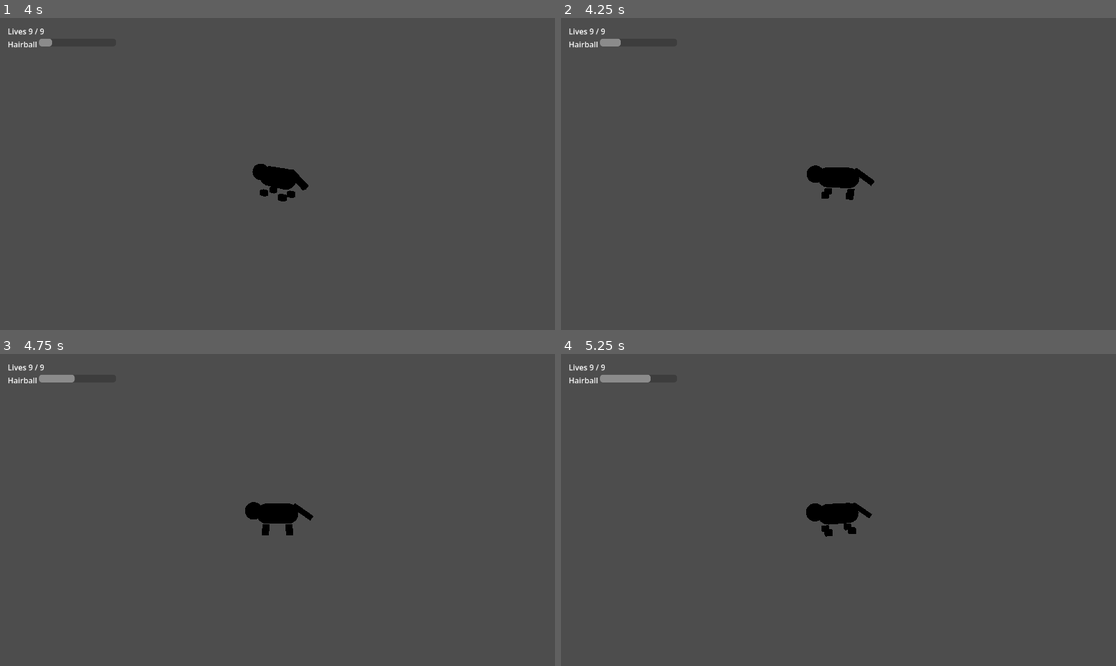
Above: before the commit, frames 1-4 (two rows, left to right).
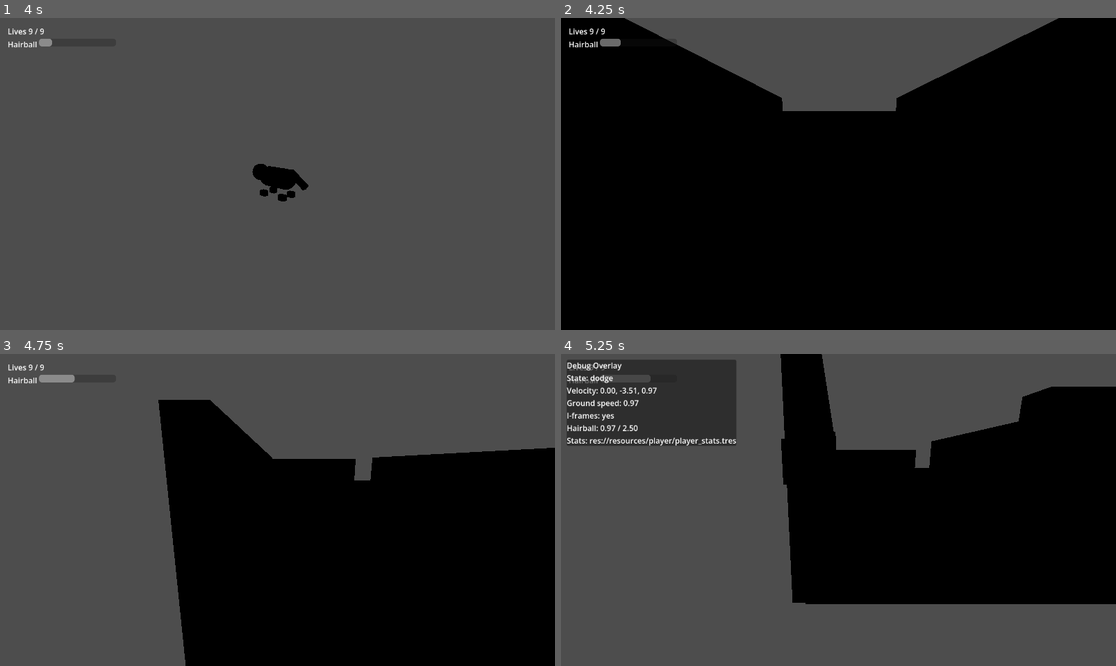
Above: after the commit, the same moments.

Repository: mlghr/nine-lives
Game: Godot game, scene res://scenes/levels/hallway_hub.tscn
Two runs of this game, one before a commit and one after it. Both use one fixed random seed, a clock stepped at 60 frames per second and the inputs below.
Inputs (mouse positions are in pixels of both pictures, inside the frame that each line leads up to):
- Up to frame 1 (4 s): tap Enter at 0.5 s; move the mouse to (399, 158) at 0.52 s; hold D (move_right) 0.53-1.28 s; tap Shift (dodge) at 0.6, 3.05 s; tap Space (jump) at 0.77, 1.07, 1.52, 1.82, 2.3, 2.85, 3.02, 3.32, 3.77 s; tap Q (hiss) at 0.8, 1.35, 3.8 s; move the mouse to (166, 189) at 1.27 s; hold S (move_back) 1.28-2.03 s; right-click (166, 189) at 1.55 s; move the mouse to (333, 105) at 2.02 s; hold D (move_right) 2.03-2.78 s; right-click (333, 105) at 2.1 s; move the mouse to (249, 236) at 2.77 s; hold W (move_forward) 2.78-3.53 s; move the mouse to (444, 220) at 3.52 s; hold A (move_left) from 3.53 s (still down); tap E (ability_hairball) at 3.6 s
- Up to frame 2 (4.25 s): keep holding A (move_left); tap Space (jump) at 4.07 s; tap F4 (debug_respawn, bound only after the commit) at 4.15 s
- Up to frame 3 (4.75 s): keep holding A (move_left); move the mouse to (111, 463) at 4.27 s; click (111, 463) at 4.35 s; tap Space (jump) at 4.52 s; right-click (111, 463) at 4.55 s
- Up to frame 4 (5.25 s): tap Space (jump) at 4.82 s; tap F3 (debug_toggle, bound only after the commit) at 4.9 s; move the mouse to (866, 510) at 5.02 s; release A (move_left) at 5.03 s; hold S (move_back) from 5.03 s (still down); tap Shift (dodge) at 5.1 s

Frame 1 is identical in both runs. In frame 2, 86% of the frame differs, in the area x 0-100%, y 0-100%; in frame 3, 48%; in frame 4, 43%.

Commit message:
Add debug overlay and tuning harness

Diff:
--- a/project.godot
+++ b/project.godot
@@ -79,6 +79,16 @@
 , Object(InputEventJoypadButton,"resource_local_to_scene":false,"resource_name":"","device":0,"button_index":10,"pressure":0.0,"pressed":false,"script":null)
 ]
 }
+debug_toggle={
+"deadzone": 0.5,
+"events": [Object(InputEventKey,"resource_local_to_scene":false,"resource_name":"","device":0,"window_id":0,"alt_pressed":false,"shift_pressed":false,"ctrl_pressed":false,"meta_pressed":false,"pressed":false,"keycode":0,"physical_keycode":4194334,"key_label":0,"unicode":0,"location":0,"echo":false,"script":null)
+]
+}
+debug_respawn={
+"deadzone": 0.5,
+"events": [Object(InputEventKey,"resource_local_to_scene":false,"resource_name":"","device":0,"window_id":0,"alt_pressed":false,"shift_pressed":false,"ctrl_pressed":false,"meta_pressed":false,"pressed":false,"keycode":0,"physical_keycode":4194335,"key_label":0,"unicode":0,"location":0,"echo":false,"script":null)
+]
+}
 camera_look={
 "deadzone": 0.5,
 "events": [Object(InputEventMouseMotion,"resource_local_to_scene":false,"resource_name":"","device":0,"window_id":0,"al …(339 unchanged characters)…
--- /dev/null
+++ b/resources/player/player_stats_floaty.tres
@@ -0,0 +1,42 @@
+[gd_resource type="Resource" script_class="PlayerStats" load_steps=2 format=3]
+
+[ext_resource type="Script" path="res://scripts/player/player_stats.gd" id="1_stats"]
+
+[resource]
+script = ExtResource("1_stats")
+walk_speed = 2.0
+run_speed = 4.1
+walk_input_threshold = 0.35
+run_input_threshold = 0.95
+acceleration = 14.0
+deceleration = 18.0
+air_acceleration = 9.0
+turn_speed = 10.0
+facing_deadzone = 0.05
+jump_velocity = 4.6
+gravity = 10.5
+coyote_time = 0.18
+grounded_snap_velocity = -0.1
+mouse_sensitivity = 0.003
+controller_look_speed = 2.4
+controller_look_deadzone = 0.12
+min_pitch_degrees = -55.0
+max_pitch_degrees = 18.0
+camera_boom_length = 2.4
+camera_collision_margin = 0.08
+claw_combo_reset_seconds = 0.7
+claw_1_damage = 1
+claw_2_damage = 1
+claw_3_damage = 2
+claw_stagger = 0.35
+claw_knockback_force = 1.2
+pounce_damage = 2
+pounce_stagger = 1.25
+pounce_knockback_force = 3.0
+pounce_knockdown_chance = 0.35
+pounce_forward_speed = 5.2
+pounce_up_velocity = 3.0
+dodge_speed = 5.5
+hiss_damage = 0
+hiss_stagger = 1.0
+hiss_knockback_force = 1.8
--- /dev/null
+++ b/scenes/debug/debug_overlay.tscn
@@ -0,0 +1,21 @@
+[gd_scene load_steps=2 format=3]
+
+[ext_resource type="Script" path="res://scripts/debug/debug_overlay.gd" id="1_debug_overlay"]
+
+[node name="DebugOverlay" type="CanvasLayer"]
+script = ExtResource("1_debug_overlay")
+
+[node name="MarginContainer" type="MarginContainer" parent="."]
+offset_right = 360.0
+offset_bottom = 180.0
+theme_override_constants/margin_left = 12
+theme_override_constants/margin_top = 12
+theme_override_constants/margin_right = 12
+theme_override_constants/margin_bottom = 12
+
+[node name="PanelContainer" type="PanelContainer" parent="MarginContainer"]
+layout_mode = 2
+
+[node name="Readout" type="Label" parent="MarginContainer/PanelContainer"]
+layout_mode = 2
+text = "Debug Overlay"
--- a/scenes/levels/hallway_hub.tscn
+++ b/scenes/levels/hallway_hub.tscn
@@ -1,9 +1,10 @@
-[gd_scene load_steps=17 format=3]
+[gd_scene load_steps=18 format=3]
 
 [ext_resource type="Script" path="res://scripts/levels/hallway_hub.gd" id="1_hub"]
 [ext_resource type="PackedScene" path="res://scenes/player/player.tscn" id="2_player"]
 [ext_resource type="PackedScene" path="res://scenes/ui/hud.tscn" id="3_hud"]
 [ext_resource type="PackedScene" path="res://scenes/levels/living_room.tscn" id="4_living_room"]
+[ext_resource type="PackedScene" path="res://scenes/debug/debug_overlay.tscn" id="5_debug_overlay"]
 
 [sub_resource type="StandardMaterial3D" id="1_floor_material"]
 albedo_color = Color(0.42, 0.34, 0.26, 1)
@@ -122,3 +123,13 @@
 transform = Transform3D(1, 0, 0, 0, 1, 0, 0, 0, 1, 0, 0.2, 2.4)
 
 [node name="HUD" parent="." instance=ExtResource("3_hud")]
+
+[node name="DebugOverlay" parent="." instance=ExtResource("5_debug_overlay")]
+
+[node name="DebugRespawnMarkers" type="Node3D" parent="."]
+
+[node name="HallwayStart" type="Marker3D" parent="DebugRespawnMarkers" groups=["debug_respawn"]]
+transform = Transform3D(1, 0, 0, 0, 1, 0, 0, 0, 1, 0, 0.2, 2.4)
+
+[node name="LivingRoomDoor" type="Marker3D" parent="DebugRespawnMarkers" groups=["debug_respawn"]]
+transform = Transform3D(1, 0, 0, 0, 1, 0, 0, 0, 1, 0, 0.2, -3.3)
--- a/scenes/levels/living_room.tscn
+++ b/scenes/levels/living_room.tscn
@@ -170,3 +170,11 @@
 
 [node name="DoorwayToHall" type="Marker3D" parent="."]
 transform = Transform3D(1, 0, 0, 0, 1, 0, 0, 0, 1, 0, 0, 4)
+
+[node name="DebugRespawnMarkers" type="Node3D" parent="."]
+
+[node name="LivingRoomCenter" type="Marker3D" parent="DebugRespawnMarkers" groups=["debug_respawn"]]
+transform = Transform3D(1, 0, 0, 0, 1, 0, 0, 0, 1, 0, 0.2, 0.4)
+
+[node name="CounterPractice" type="Marker3D" parent="DebugRespawnMarkers" groups=["debug_respawn"]]
+transform = Transform3D(1, 0, 0, 0, 1, 0, 0, 0, 1, -2.2, 0.9, -1.4)
--- /dev/null
+++ b/scripts/debug/debug_overlay.gd
@@ -0,0 +1,109 @@
+class_name DebugOverlay
+extends CanvasLayer
+
+@export_node_path("Label") var readout_path: NodePath = ^"MarginContainer/PanelContainer/Readout"
+@export var refresh_interval: float = 0.1
+
+@onready var readout: Label = get_node_or_null(readout_path)
+
+var _player: CharacterBody3D
+var _enabled: bool = true
+var _refresh_timer: float = 0.0
+
+
+func _ready() -> void:
+	visible = false
+	set_process(false)
+
+
+func configure(player: Node, enabled: bool, starts_visible: bool = false) -> void:
+	_player = player as CharacterBody3D
+	_enabled = enabled
+	visible = enabled and starts_visible
+	set_process(visible)
+	if visible:
+		_refresh()
+
+
+func _unhandled_input(event: InputEvent) -> void:
+	if not _enabled:
+		return
+
+	if event.is_action_pressed("debug_toggle"):
+		visible = not visible
+		set_process(visible)
+		if visible:
+			_refresh()
+		get_viewport().set_input_as_handled()
+	elif event.is_action_pressed("debug_respawn"):
+		_respawn_to_nearest_marker()
+		if visible:
+			_refresh()
+		get_viewport().set_input_as_handled()
+
+
+func _process(delta: float) -> void:
+	_refresh_timer -= delta
+	if _refresh_timer > 0.0:
+		return
+
+	_refresh_timer = maxf(refresh_interval, 0.01)
+	_refresh()
+
+
+func _refresh() -> void:
+	if readout == null:
+		return
+
+	if _player == null:
+		readout.text = "Debug overlay\nPlayer: missing"
+		return
+
+	var debug_state: Dictionary = {}
+	if _player.has_method("get_debug_state"):
+		debug_state = _player.call("get_debug_state")
+
+	var velocity := _player.velocity
+	var speed_2d := Vector2(velocity.x, velocity.z).length()
+	var state := String(debug_state.get("combat_state", "unknown"))
+	var iframes := bool(debug_state.get("invulnerable", false))
+	var hairball_remaining := float(debug_state.get("hairball_remaining", 0.0))
+	var hairball_cooldown := float(debug_state.get("hairball_cooldown", 0.0))
+	var stats_path := String(debug_state.get("stats_resource", "<none>"))
+
+	readout.text = "\n".join([
+		"Debug Overlay",
+		"State: %s" % state,
+		"Velocity: %.2f, %.2f, %.2f" % [velocity.x, velocity.y, velocity.z],
+		"Ground speed: %.2f" % speed_2d,
+		"I-frames: %s" % ("yes" if iframes else "no"),
+		"Hairball: %.2f / %.2f" % [hairball_remaining, hairball_cooldown],
+		"Stats: %s" % stats_path,
+	])
+
+
+func _respawn_to_nearest_marker() -> void:
+	if _player == null:
+		return
+
+	var markers := get_tree().get_nodes_in_group("debug_respawn")
+	if markers.is_empty():
+		return
+
+	var nearest_marker: Marker3D
+	var nearest_distance := INF
+	for marker in markers:
+		var marker_3d := marker as Marker3D
+		if marker_3d == null:
+			continue
+
+		var distance := _player.global_position.distance_squared_to(marker_3d.global_position)
+		if distance < nearest_distance:
+			nearest_distance = distance
+			nearest_marker = marker_3d
+
+	if nearest_marker == null:
+		return
+
+	_player.global_transform = nearest_marker.global_transform
+	_player.velocity = Vector3.ZERO
--- a/scripts/levels/hallway_hub.gd
+++ b/scripts/levels/hallway_hub.gd
@@ -2,9 +2,13 @@
 
 @export_node_path("Node") var player_path: NodePath = ^"Player"
 @export_node_path("Control") var hud_path: NodePath = ^"HUD"
+@export_node_path("DebugOverlay") var debug_overlay_path: NodePath = ^"DebugOverlay"
+@export var debug_overlay_enabled: bool = true
+@export var debug_overlay_starts_visible: bool = false
 
 @onready var player: Node = get_node_or_null(player_path)
 @onready var hud: Control = get_node_or_null(hud_path)
+@onready var debug_overlay: DebugOverlay = get_node_or_null(debug_overlay_path)
 
 
 func _ready() -> void:
@@ -19,6 +23,9 @@
 	if player.has_signal("hairball_cooldown_changed"):
 		player.hairball_cooldown_changed.connect(_on_hairball_cooldown_changed)
 
+	if debug_overlay != null:
+		debug_overlay.configure(player, debug_overlay_enabled, debug_overlay_starts_visible)
+
 
 func _on_lives_changed(current_lives: int, max_lives: int) -> void:
 	if hud != null:
--- a/scripts/player/player.gd
+++ b/scripts/player/player.gd
@@ -35,6 +35,27 @@
 var _hairball_cooldown_remaining: float = 0.0
 
 
+func get_debug_state() -> Dictionary:
+	var cooldown := 0.0
+	if hairball_data != null:
+		cooldown = hairball_data.cooldown
+
+	var invulnerable := false
+	if health_component != null:
+		invulnerable = health_component.invulnerable
+
+	return {
+		"combat_state": _combat_state,
+		"combo_step": _combo_step,
+		"coyote_time_remaining": _coyote_timer,
+		"hairball_remaining": _hairball_cooldown_remaining,
+		"hairball_cooldown": cooldown,
+		"invulnerable": invulnerable,
+		"parry_active": parry_active,
+		"stats_resource": stats.resource_path if stats != null else "",
+	}
+
+
 func _ready() -> void:
 	if stats == null:
 		push_error("Player requires a PlayerStats resource.")
